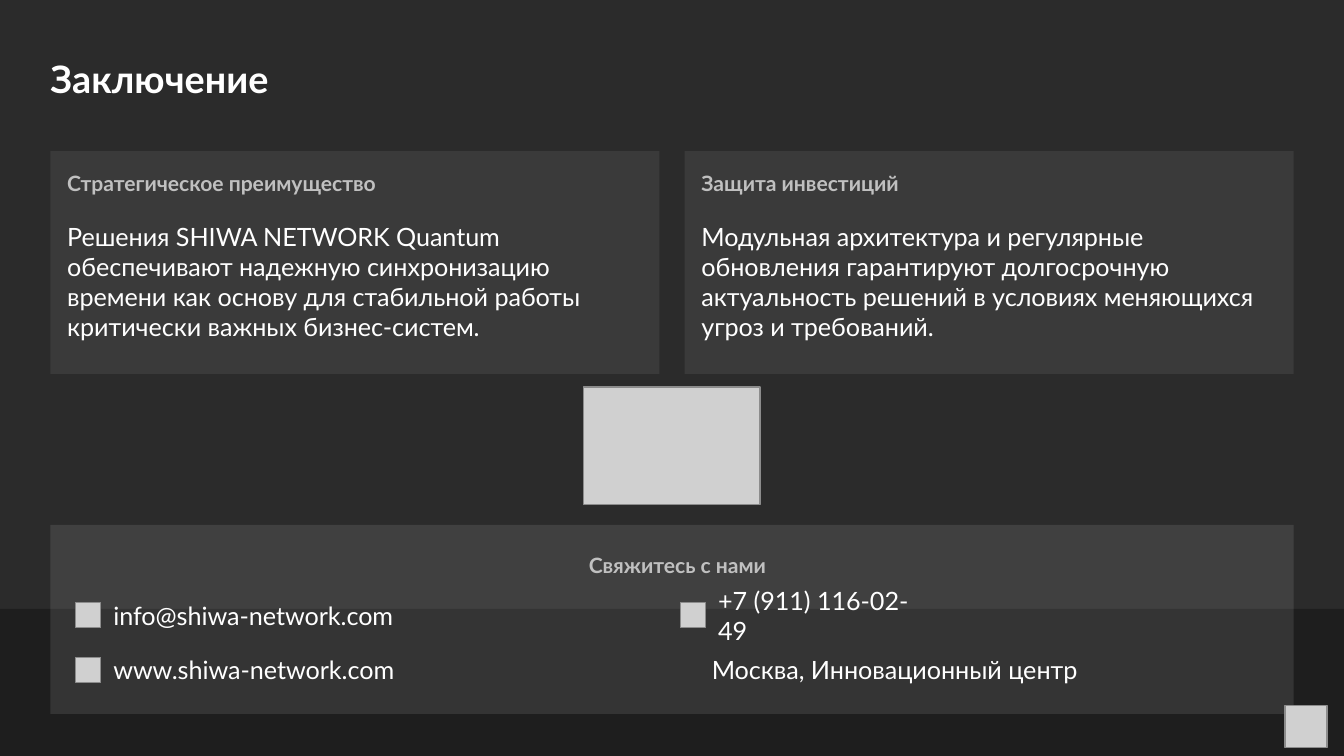
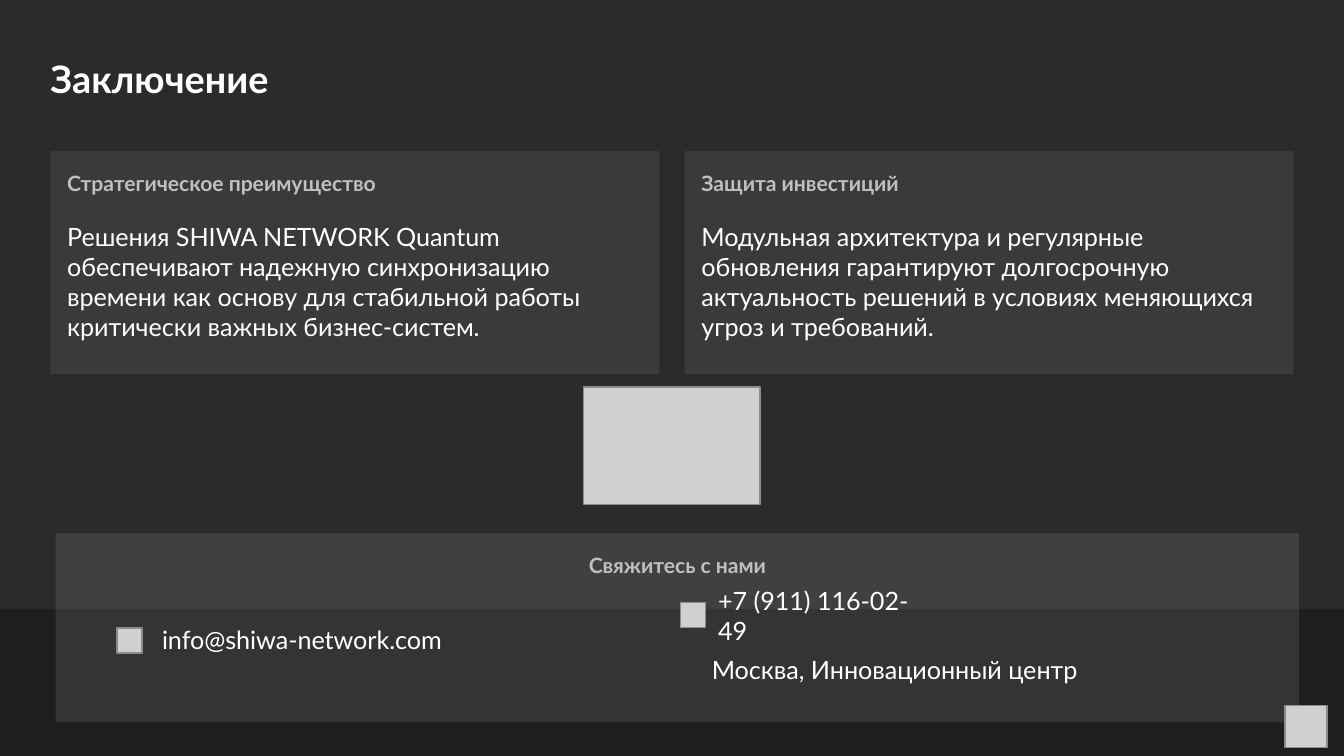
Before and after one commit to SiwaNetwork/QUANTUM, a slide deck: slide 6 of ДОКУМЕНТЫ/МАТЕРИАЛ СТАТЬИ/SHIWA_NETWORK_Quantum_Стратегическое_преимущество_в_обеспечении_надежной_синхронизации_времени_для_бизнеса.pptx. Drawn at 1344x756 pixels with LibreOffice and Linux fonts; fonts in the diff are those of the drawing; grey boxes stand for pictures; background and template pictures are left out; a plain dark background stands for a picture behind light text. Boxes give left, top, right and bottom in pixels: in the first picture for what was removed or moved away, otherwise in the second. Text is boxed around its words. In the diff, an @@ line names an element or a change of style, - is before the commit and + after.

```diff
--- a/ДОКУМЕНТЫ/МАТЕРИАЛ СТАТЬИ/SHIWA_NETWORK_Quantum_Стратегическое_преимущество_в_обеспечении_надежной_синхронизации_времени_для_бизнеса.pptx
+++ b/ДОКУМЕНТЫ/МАТЕРИАЛ СТАТЬИ/SHIWA_NETWORK_Quantum_Стратегическое_преимущество_в_обеспечении_надежной_синхронизации_времени_для_бизнеса.pptx
@@ rectangle: place and size @@
-rectangle at [51, 526, 1294, 715]
+rectangle at [55, 534, 1298, 723]
@@ picture: place and size @@
-picture at [75, 602, 101, 628]
+picture at [117, 628, 142, 653]
@@ text "info@shiwa-network.com": place and size @@
-text "info@shiwa-network.com" at [113, 606, 393, 628]
+text "info@shiwa-network.com" at [162, 630, 442, 652]
@@ picture removed at [75, 657, 101, 683] @@
@@ text removed at [113, 660, 394, 679] @@
-www.shiwa-network.com
```
Also in this commit, not shown: 1 other slide changed.
